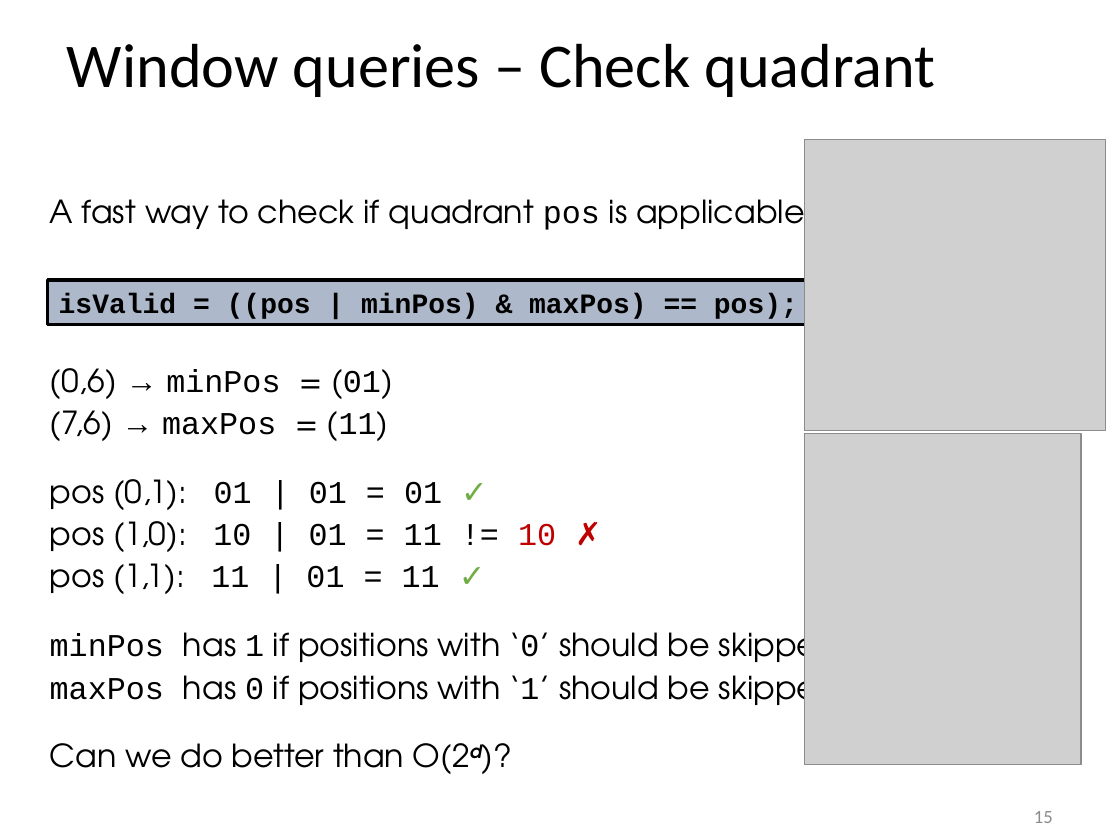
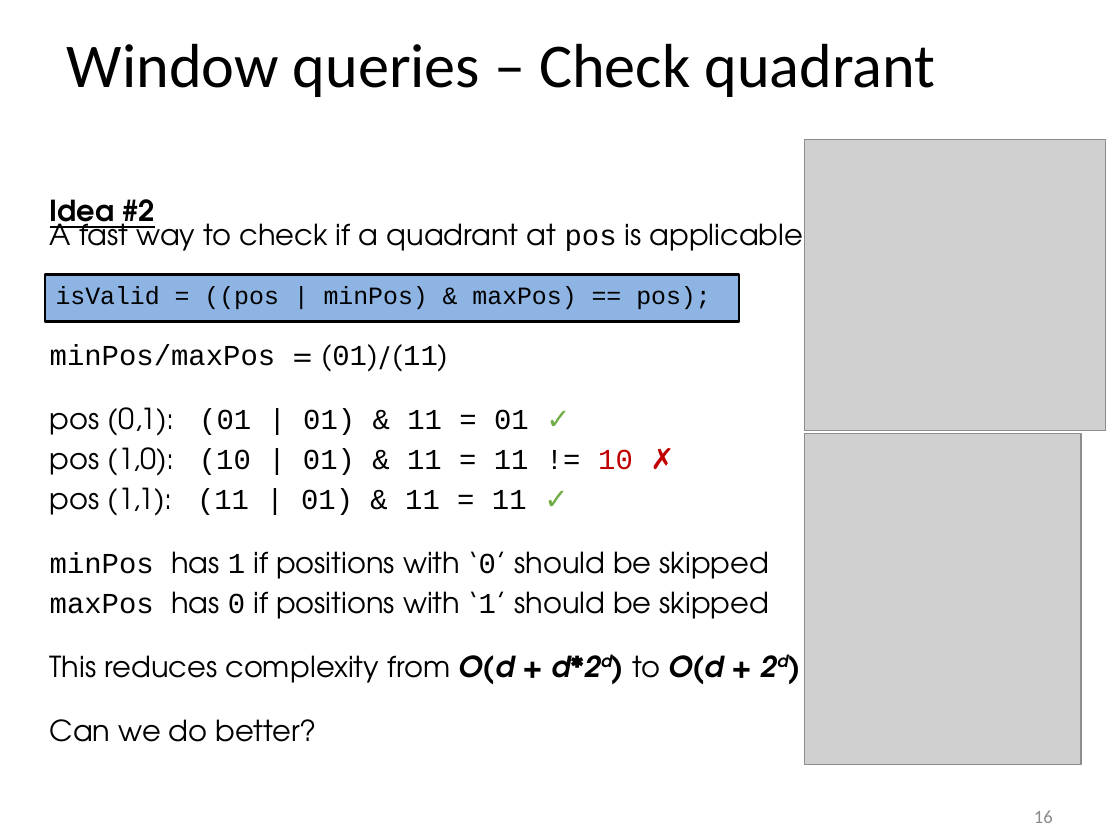
Before and after one commit to tzaeschke/phtree-site, a slide deck: slide 16 of originals/PH-tree-presentation-2018.odp (slide 15 before the commit). Drawn at 1120x840 pixels with LibreOffice and Linux fonts; fonts in the diff are those of the drawing; grey boxes stand for pictures. Boxes give left, top, right and bottom in pixels: in the first picture for what was removed or moved away, otherwise in the second. Text is boxed around its words. In the diff, an @@ line names an element or a change of style, - is before the commit and + after.

```diff
--- a/originals/PH-tree-presentation-2018.odp
+++ b/originals/PH-tree-presentation-2018.odp
@@ text at (50, 199, 812, 516): text changed; size 20.4 to 18.6 pt @@
-A fast way to check if quadrant pos is applicable:
-(0,6) → minPos = (01)
-(7,6) → maxPos = (11)
-pos (0,1): 01 | 01 = 01 ✓
-pos (1,0): 10 | 01 = 11 != 10 ✗
-pos (1,1): 11 | 01 = 11 ✓
+Idea #2
+A fast way to check if a quadrant at pos is applicable:
+minPos/maxPos = (01)/(11)
+pos (0,1): (01 | 01) & 11 = 01 ✓
+pos (1,0): (10 | 01) & 11 = 11 != 10 ✗
+pos (1,1): (11 | 01) & 11 = 11 ✓
@@ rectangle "isValid = ((pos | minPos) ...": place and size @@
-rectangle "isValid = ((pos | minPos) ..." at (48, 280, 818, 325)
+rectangle "isValid = ((pos | minPos) ..." at (45, 274, 739, 321)
@@ rectangle "isValid = ((pos | minPos) ..." at (45, 274, 739, 321): size 18 to 16 pt, bold off; fill #ADB9CA to #8EB4E3; outline #000000 2.24 pt to #000000 1.5 pt @@
@@ text at (50, 551, 770, 619): size 20.4 to 18.6 pt in "minPos has 1 if positions with ‘0’ ...", "maxPos has 0 if positions with ‘1’ ..." @@
@@ text at (50, 655, 724, 742): text changed; size 20.4 to 18.6 pt @@
-Can we do better than O(2d)?
+This reduces complexity from O(d + d*2d) to O(d + 2d)
+Can we do better?
@@ page number at (1034, 810, 1053, 823): text changed @@
-15
+16
```
Also in this commit, not shown: 11 other slides changed, 8 slides added, 12 slides removed, 15 other files.
